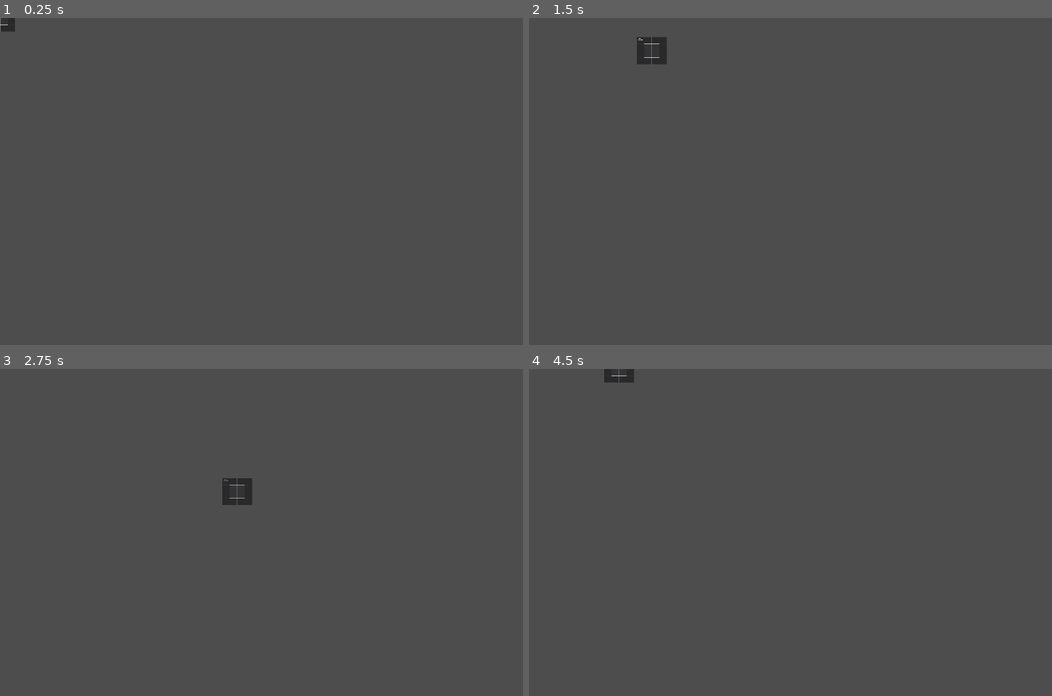
Above: before the commit, frames 1-4 (two rows, left to right).
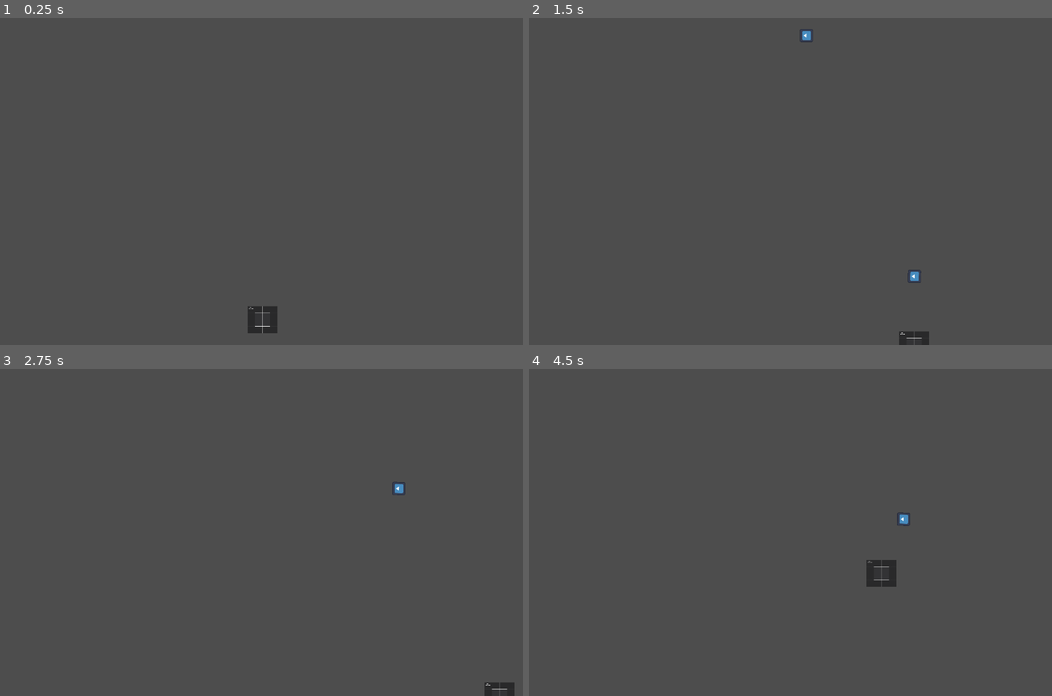
Above: after the commit, the same moments.

Repository: Zoidmania/gdex-2023-winter
Game: Godot game, scene res://main.tscn
Same seed, same stepped clock (60 frames per second), same inputs: the game is played once before the commit and once after it. The engine's default icon, where the game draws it, is replaced by a stand-in: a white triangle on a blue panel in a dark square.
Inputs:
- Up to frame 1 (0.25 s): no input
- Up to frame 2 (1.5 s): tap Enter at 0.5 s; hold Right (santa_move_right) 0.53-1.28 s; tap Space (santa_shoot) at 0.6, 1.35 s; hold Down (santa_move_down) from 1.28 s (still down)
- Up to frame 3 (2.75 s): release Down (santa_move_down) at 2.03 s; hold Right (santa_move_right) from 2.03 s (still down); tap Space (santa_shoot) at 2.1 s
- Up to frame 4 (4.5 s): release Right (santa_move_right) at 2.78 s; hold Up (santa_move_up) 2.78-3.53 s; tap Space (santa_shoot) at 2.85, 3.6, 4.35 s; hold Left (santa_move_left) from 3.53 s (still down)

The runs differ from the first frame. In frame 1, 0.6% of the frame differs, in the area x 0-53%, y 0-97%; in frame 2, 0.8%, in the area x 20-77%, y 3-100%; in frame 3, 0.8%; in frame 4, 0.8%.

Commit message:
get mob spawn to work

Diff:
--- a/src/EnemyBullet.gd
+++ b/src/EnemyBullet.gd
@@ -13,10 +13,13 @@
     pass
 
 
-func _on_body_entered(body):
-
-    queue_free()
-         # Replace with function body.
+#func _on_body_entered(body):
+    #print(body)
+    #if(body.name == 'Player'):
+        #
+        #body.queue_free()
+        #queue_free()
+         ## Replace with function body.
 
 
 func _on_visible_on_screen_notifier_2d_screen_exited():
@@ -24,4 +27,4 @@
 
 
 func _physics_process(delta):
-    position += transform.y * speed * delta
+    position += transform.x * speed * delta
--- a/src/bullet.gd
+++ b/src/bullet.gd
@@ -8,6 +8,8 @@
 
 
 func _on_body_entered(body):
+    if(body.is_in_group('mobs')):
+        body.queue_free()
     queue_free()
 
 
--- a/src/bullet.tscn
+++ b/src/bullet.tscn
@@ -19,4 +19,5 @@
 
 [node name="VisibleOnScreenNotifier2D" type="VisibleOnScreenNotifier2D" parent="."]
 
+[connection signal="body_entered" from="." to="." method="_on_body_entered"]
 [connection signal="screen_exited" from="VisibleOnScreenNotifier2D" to="." method="_on_visible_on_screen_notifier_2d_screen_exited"]
--- a/src/enemy_bullet.tscn
+++ b/src/enemy_bullet.tscn
@@ -7,6 +7,7 @@
 size = Vector2(32, 32)
 
 [node name="EnemyBullet" type="Area2D" groups=["enemy_projectile"]]
+collision_mask = 0
 script = ExtResource("1_j8tvd")
 
 [node name="Sprite2D" type="Sprite2D" parent="."]
@@ -15,10 +16,9 @@
 texture = ExtResource("2_p4mkd")
 
 [node name="CollisionShape2D" type="CollisionShape2D" parent="."]
-position = Vector2(0, -1)
 shape = SubResource("RectangleShape2D_klf2l")
+debug_color = Color(0.941176, 0.184314, 0.407843, 0.419608)
 
 [node name="VisibleOnScreenNotifier2D" type="VisibleOnScreenNotifier2D" parent="."]
 
-[connection signal="body_entered" from="." to="." method="_on_body_entered"]
 [connection signal="screen_exited" from="VisibleOnScreenNotifier2D" to="." method="_on_visible_on_screen_notifier_2d_screen_exited"]
--- a/src/main.gd
+++ b/src/main.gd
@@ -5,7 +5,7 @@
 
 # Called when the node enters the scene tree for the first time.
 func _ready():
-    pass # Replace with function body.
+    new_game() # Replace with function body.
 
 
 # Called every frame. 'delta' is the elapsed time since the previous frame.
@@ -21,7 +21,7 @@
 
     # place player at start position for the level
     # TO DO: place StartPosition at starting location. Location TBD.
-    $Player.start($StartPosiiton.position)
+    $Player.start($StartPosition.position)
 
     # Show the HUD once the game starts. It's hidden when viewing the main menu.
     # TO DO: flesh out HUD
@@ -46,30 +46,19 @@
     var mob = mob_scene.instantiate()
 
     # choose a random location along the spawn path to place the new mob instance
-    # TO DO: create path for MobSpawnPath
+
     var mob_spawn_location = get_node("MobSpawnPath/MobSpawnLocation")
     mob_spawn_location.progress_ratio = randf()
 
-    # set mob's direction perpendicular to the path direction
-    # Nota Bene: angles are calculated in radians, not degrees, so we use ratios of Pi here. Pi
-    # radians is equal to 180 degrees.
-    var direction = mob_spawn_location.rotation + PI / 2
-    # add some randomness to the direction
-    direction += randf_range(-PI / 4, PI / 4)
-    mob.rotation = direction
+    mob.position = mob_spawn_location.position
 
-    # set random velocity fot hte mob
-    var velocity = Vector2(randf_range(150.0, 250.0), 0.0)
-    mob.linear_velocity = velocity.rotated(direction)
-
-    # spawn the mob by adding it to the main tree
     add_child(mob)
 
 
 # Starts the mob timer after game start grace period ends
 func _on_game_start_timer_timeout():
 
-    $MobTimer.start()
+    $MobSpawnTimer.start()
 
 
 # Spawns a new mob every tick.
--- a/src/main.tscn
+++ b/src/main.tscn
@@ -7,6 +7,10 @@
 [ext_resource type="PackedScene" uid="uid://d4f7j8h3nnnuy" path="res://main_menu.tscn" id="5_6ocjp"]
 
 [sub_resource type="Curve2D" id="Curve2D_x7d3c"]
+_data = {
+"points": PackedVector2Array(0, 0, 0, 0, 1280, 0, 0, 0, 0, 0, 0, 0)
+}
+point_count = 2
 
 [node name="Main" type="Node"]
 script = ExtResource("1_s1lub")
@@ -15,6 +19,7 @@
 [node name="Player" parent="." instance=ExtResource("2_qwume")]
 
 [node name="StartPosition" type="Marker2D" parent="."]
+position = Vector2(642, 738)
 
 [node name="HUD" parent="." instance=ExtResource("3_rweck")]
 
@@ -31,6 +36,8 @@
 curve = SubResource("Curve2D_x7d3c")
 
 [node name="MobSpawnLocation" type="PathFollow2D" parent="MobSpawnPath"]
+position = Vector2(1280, 0)
+rotation = 3.14159
 
 [node name="MainMenu" parent="." instance=ExtResource("5_6ocjp")]
 
--- a/src/mob.tscn
+++ b/src/mob.tscn
@@ -8,6 +8,8 @@
 size = Vector2(53, 53)
 
 [node name="Mob" type="RigidBody2D" groups=["mobs"]]
+collision_mask = 0
+gravity_scale = 0.0
 script = ExtResource("1_1n31u")
 enemyBullet = ExtResource("2_va6sq")
 
@@ -26,6 +28,7 @@
 
 [node name="EnemyWeapon" type="Marker2D" parent="Node2D"]
 rotation = 1.5708
+gizmo_extents = 82.1
 
 [node name="WeaponTimer" type="Timer" parent="."]
 autostart = true
--- a/src/player.gd
+++ b/src/player.gd
@@ -46,15 +46,21 @@
 func start(pos):
     position = pos
     show()
-    $CollisionShape2D.disabled = true
+    #$CollisionShape2D.disabled = false
 
 
-func _on_Player_body_entered(_body):
 
-    if(_body.is_in_group('enemy_projectile')):
+
+
+
+func _on_body_entered(body):
+    print(body)
+    if(body.is_in_group('enemy_projectile')):
         health -= 1
+        print(health)
+        body.queue_free()
         if(health <= 0):
             hide()
 
     # Must be deferred as we can't change physics properties on a physics callback.
-    $CollisionShape2D.set_deferred(&"disabled", true)
+    #$CollisionShape2D.set_deferred(&"disabled", true) # Replace with function body.
--- a/src/player.tscn
+++ b/src/player.tscn
@@ -24,3 +24,5 @@
 
 [node name="Muzzle" type="Marker2D" parent="Node2D"]
 rotation = -1.55509
+
+[connection signal="body_entered" from="." to="." method="_on_body_entered"]
